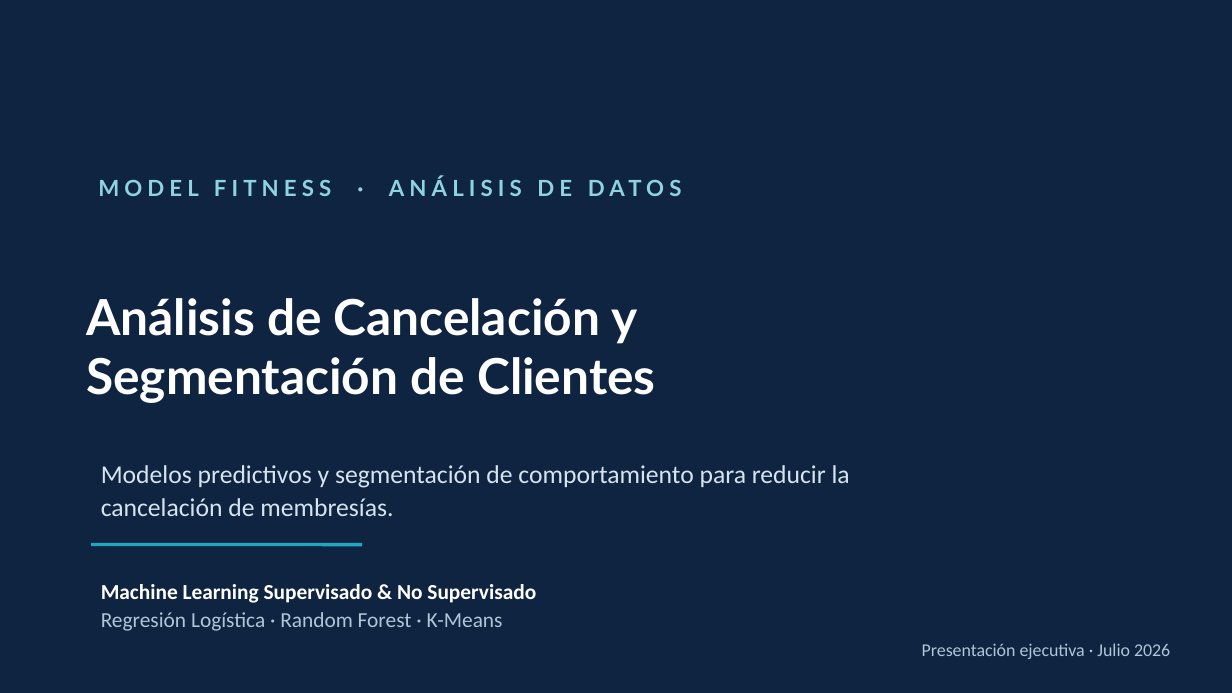
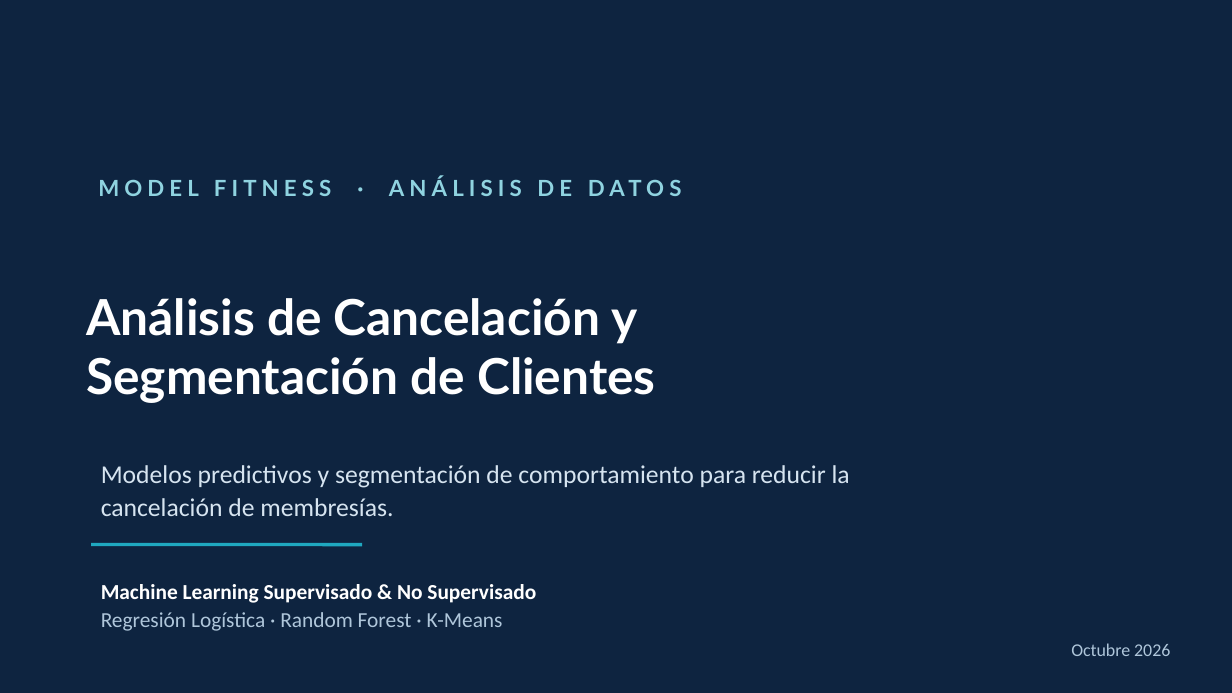
Before and after one commit to Fernando-a19/model_fitness_churn_analysis, a slide deck: slide 1 of docs/Analisís de cancelación.pptx. Drawn at 1232x693 pixels with LibreOffice and Linux fonts; fonts in the diff are those of the drawing; background and template pictures are left out. Boxes give left, top, right and bottom in pixels: in the first picture for what was removed or moved away, otherwise in the second. Text is boxed around its words. In the diff, an @@ line names an element or a change of style, - is before the commit and + after.

```diff
--- a/docs/Analisís de cancelación.pptx
+++ b/docs/Analisís de cancelación.pptx
@@ text at [1071,643,1170,656]: text changed @@
-Presentación ejecutiva · Julio 2026
+Octubre 2026
```
Also in this commit, not shown: 13 other slides changed, 3 other files.
